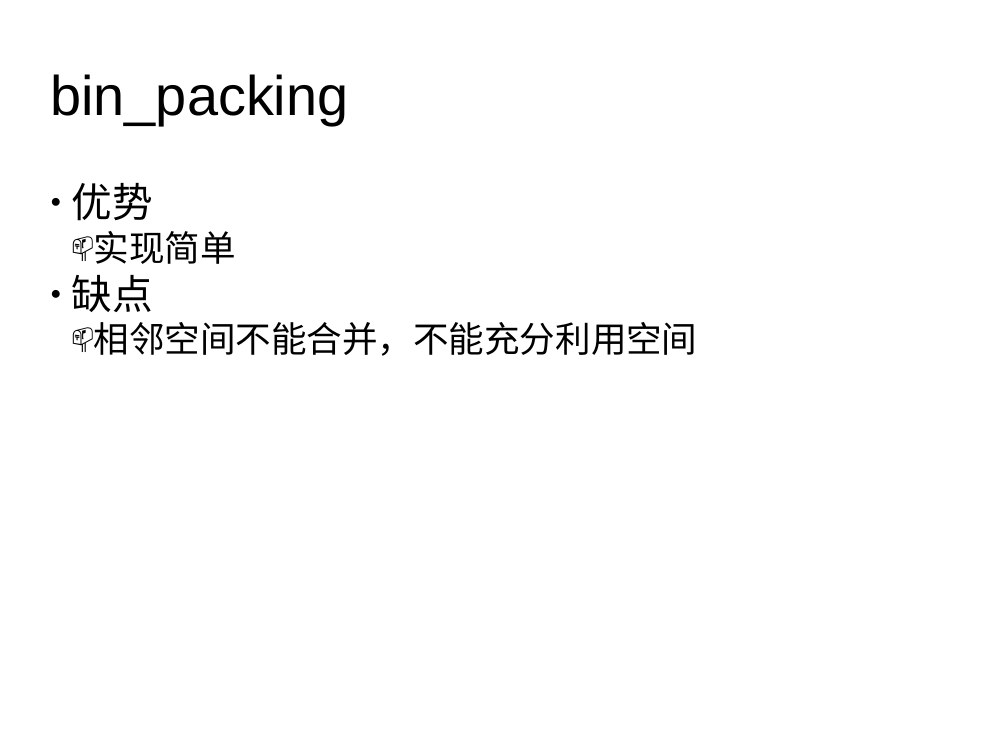
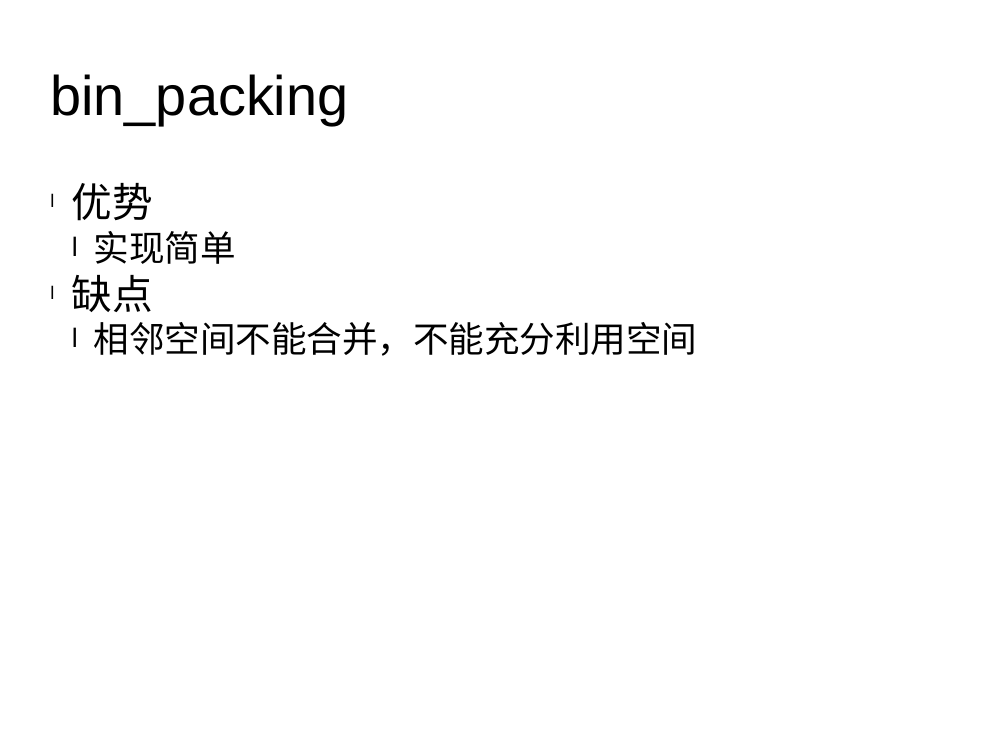
Before and after one commit to Javey/imerge, a slide deck: slide 6 of old_test/imerge.pptx. Drawn at 1008x756 pixels with LibreOffice and Linux fonts; fonts in the diff are those of the drawing. Boxes give left, top, right and bottom in pixels: in the first picture for what was removed or moved away, otherwise in the second. Text is boxed around its words. In the diff, an @@ line names an element or a change of style, - is before the commit and + after.

```diff
--- a/old_test/imerge.pptx
+++ b/old_test/imerge.pptx
@@ text "优势" at bbox=[72, 183, 698, 356]: bullet ● to l; bullet 📫 to l @@
```
Also in this commit, not shown: 8 other slides changed, 1 slide added.
